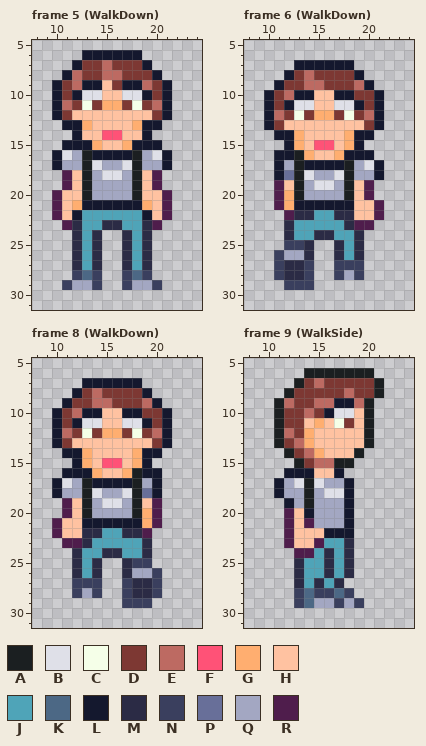
Two versions of one pixel-art file, Assets/Game/Textures/Characters/Villager.aseprite. This is how it looked before the edit.
32x32 pixels, 16 frames. Colours within 5 levels of each other are drawn and written as one. Shown: frame 5 (WalkDown): x 8..24, y 5..31; frame 6 (WalkDown): x 8..24, y 5..31; frame 8 (WalkDown): x 8..24, y 5..31; frame 9 (WalkSide): x 8..24, y 5..31. The commit also changed other frames, which this record leaves out.
Palette (. is transparent): A #1b1f21  B #dfe0e8  C #f5ffe8  D #7d3833  E #bd6a62  F #ff5277  G #ffae70  H #ffc2a1  J #4fa4b8  K #4c6885  L #14182e  M #2b2b45  N #3a3f5e  P #686f99  Q #a3a7c2  R #4f1d4c
After the commit:
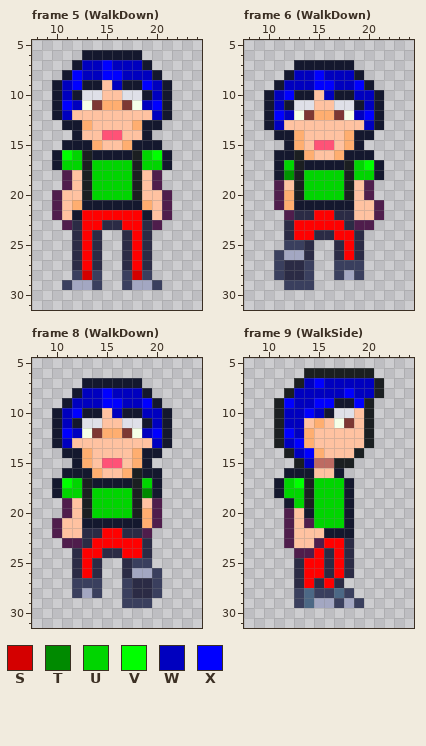
Colours new in this view: S #d40000  T #008a00  U #00d500  V #00ff00  W #0000bf  X #0000ff
Difference:
Colour J changes from #4fa4b8 to #ff0000.
Colour P changes from #686f99 to #009300.
Frame 5 (WalkDown):
Colour K gives way to colour S in row 28 at x 13 and 18.
Colour B gives way to colour U in row 17 at x 14 and 17; in row 18 at x 15 to 16.
Colour Q gives way to colour U in row 16 at x 12 and 19; in row 17 at x 11 to 12, 15 to 16 and 19 to 20; in row 18 at x 14 and 17; in rows 19 to 20 at x 14 to 17.
Colour B gives way to colour V in row 16 at x 11 and 20.
Colour D gives way to colour W in row 7 at x 13 to 14 and 16 to 18; in row 8 at x 13 to 14 and 17 to 19; in row 9 at x 11, 16 and 20; in row 10 at x 11 and 20; in row 11 at x 12 and 19; in row 12 at x 11 and 20.
Colour E gives way to colour X in row 7 at x 15; in row 8 at x 12 and 15 to 16; in row 9 at x 12 and 19; in row 11 at x 11 and 20.
Frame 6 (WalkDown):
Colour B gives way to colour U in row 18 at x 14 and 17; in row 19 at x 15 to 16.
Colour Q gives way to colour U in row 17 at x 12 and 19; in row 18 at x 15 to 16 and 19 to 20; in row 19 at x 14 and 17; in row 20 at x 14 to 17.
Colour B gives way to colour V in row 17 at x 20.
Colour D gives way to colour W in row 8 at x 13 and 16 to 18; in row 9 at x 12 to 13 and 17 to 18; in row 10 at x 11 and 19 to 20; in row 11 at x 11 and 20; in row 12 at x 12 and 19; in row 13 at x 11 and 20.
Colour E gives way to colour W in rows 8 to 9 at x 14.
Colour H gives way to colour W in row 10 at x 16.
Colour D gives way to colour X in row 8 at x 15; in row 9 at x 16.
Colour E gives way to colour X in row 9 at x 15 and 19; in row 10 at x 12; in row 12 at x 11 and 20.
Frame 8 (WalkDown):
Colour P gives way to colour T in row 18 at x 19.
Colour B gives way to colour U in row 18 at x 14 and 17; in row 19 at x 15 to 16.
Colour Q gives way to colour U in row 17 at x 12 and 19; in row 18 at x 11 to 12 and 15 to 16; in row 19 at x 14 and 17; in row 20 at x 14 to 17.
Colour B gives way to colour V in row 17 at x 11.
Colour D gives way to colour W in row 8 at x 13 and 16 to 18; in row 9 at x 12 to 13 and 17 to 18; in row 10 at x 11 and 19 to 20; in row 11 at x 11 and 20; in row 12 at x 12 and 19; in row 13 at x 11 and 20.
Colour E gives way to colour W in rows 8 to 9 at x 14.
Colour H gives way to colour W in row 10 at x 16.
Colour D gives way to colour X in row 8 at x 15; in row 9 at x 16.
Colour E gives way to colour X in row 9 at x 15 and 19; in row 10 at x 12; in row 12 at x 11 and 20.
Frame 9 (WalkSide):
Colour B gives way to colour U in row 17 at x 15; in row 18 at x 16 to 17.
Colour Q gives way to colour U in row 17 at x 12 and 16 to 17; in row 18 at x 12 to 13 and 15; in row 19 at x 13 and 15 to 17; in rows 20 to 21 at x 15 to 17.
Colour B gives way to colour V in row 17 at x 13.
Colour D gives way to colour W in row 7 at x 14 and 16 to 20; in row 8 at x 13 to 17 and 19 to 20; in row 9 at x 13 to 14; in row 10 at x 12 to 13 and 15; in row 11 at x 12 to 13; in row 12 at x 13.
Colour D gives way to colour W in row 13 at x 12; in row 14 at x 13; in row 15 at x 14.
Colour E gives way to colour X in row 7 at x 15; in row 8 at x 18; in row 9 at x 12, 15 to 16 and 19; in row 10 at x 14; in row 12 at x 12; in row 13 at x 13.
Colour E gives way to colour X in row 14 at x 14.
Where, in picture pixels (left, top, right, bottom), the same in both pictures:
changed: (62, 60, 162, 280)
changed: (274, 70, 374, 130)
changed: (284, 160, 374, 260)
changed: (62, 388, 162, 448)
changed: (62, 478, 152, 578)
changed: (284, 378, 374, 588)
